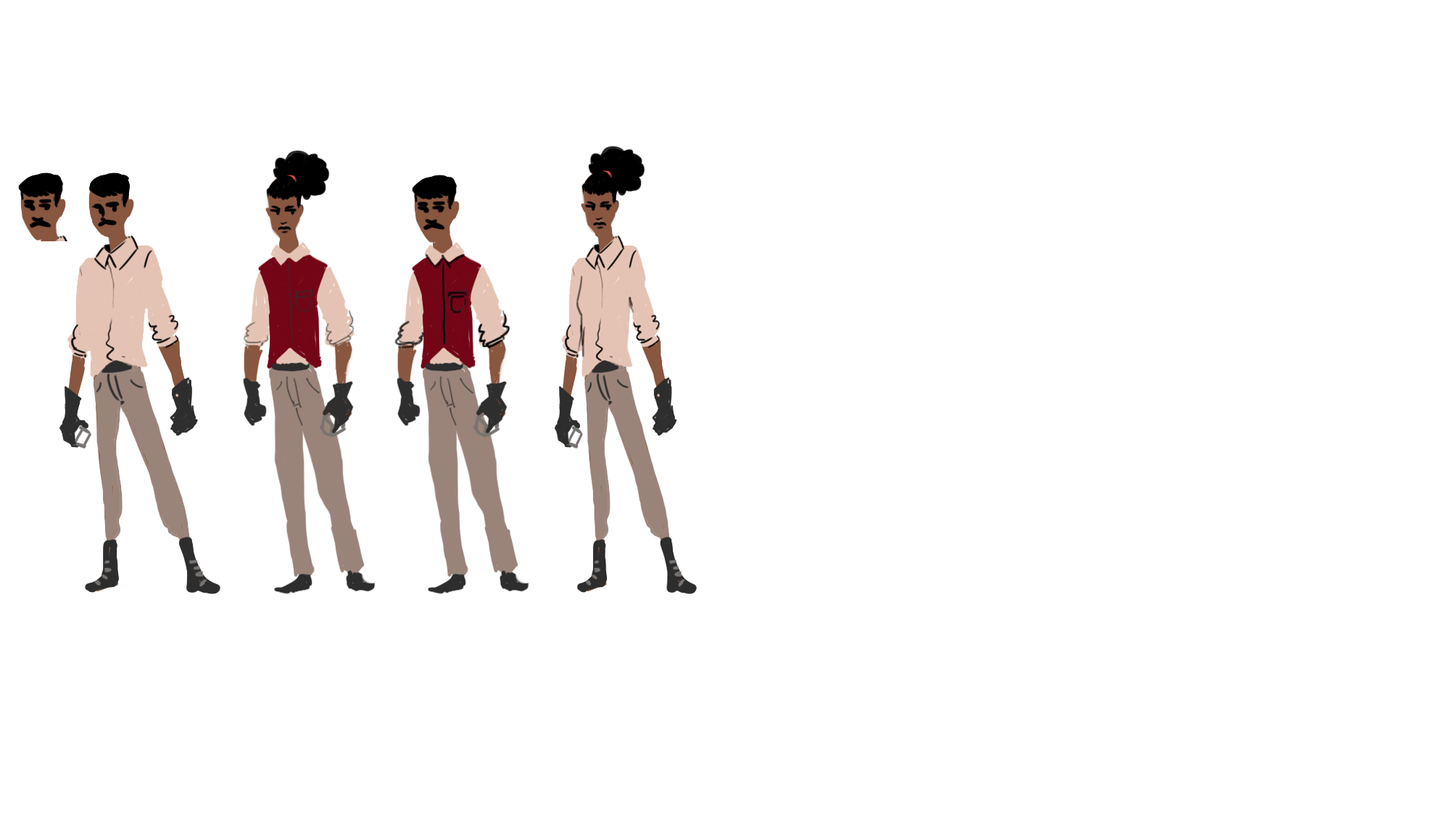
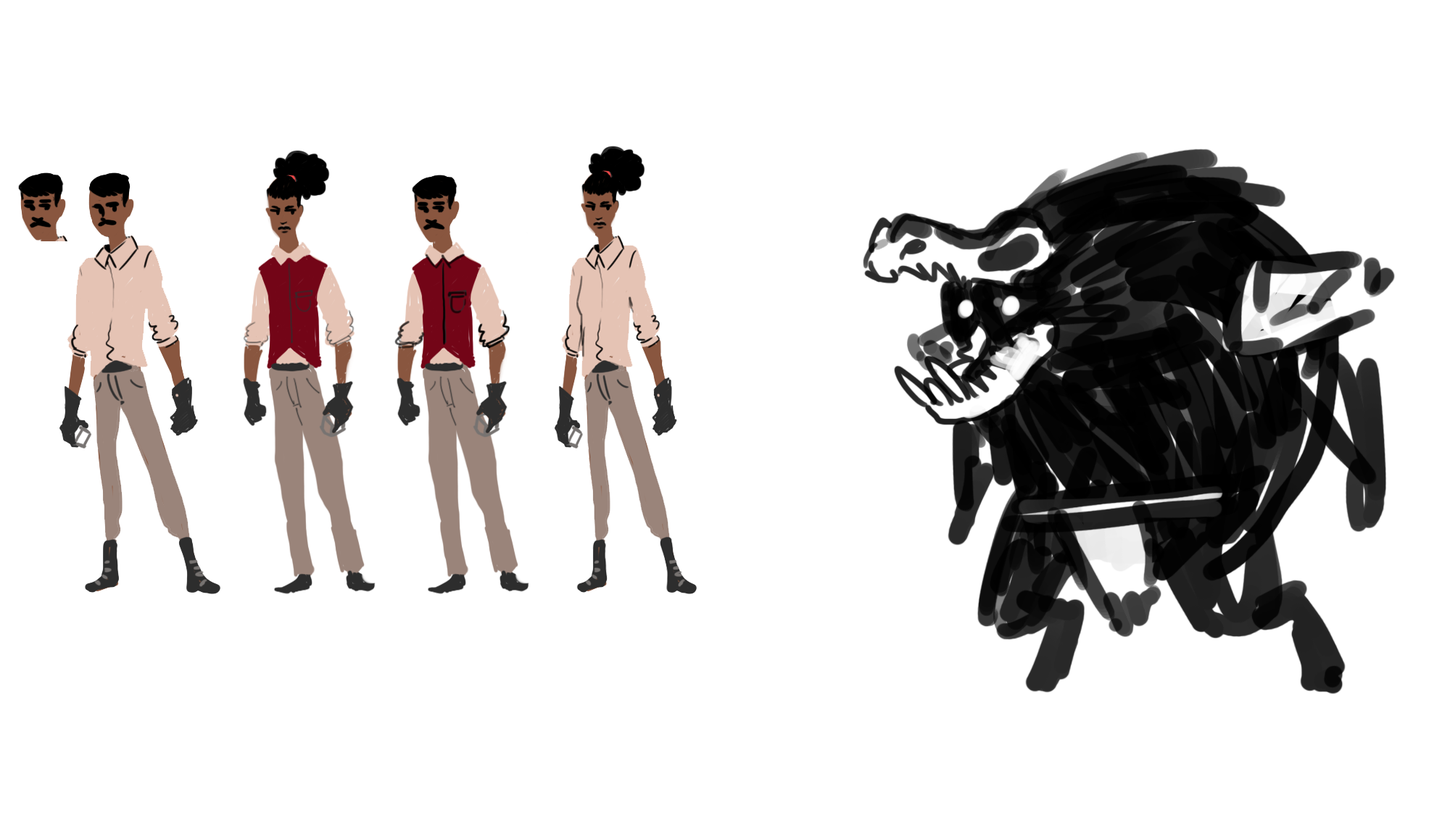
Layers edited between the first and the second 1450 x 813 image:
painted on "Camada 3" over (862, 148, 1396, 696)
